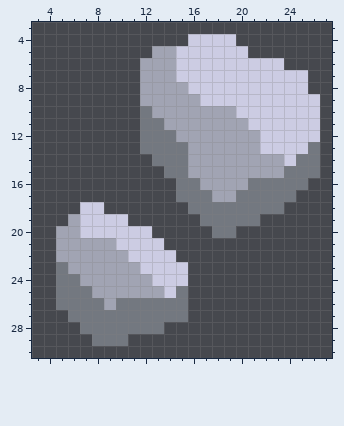
Pixel-art sprite, stored at sprites/blocks/environment/ores/biotic-zlo-ore-aluminum2.png. The picture above is the old version.
The file is 32x32 pixels. Shown: x 3..27, y 3..30.
The result:
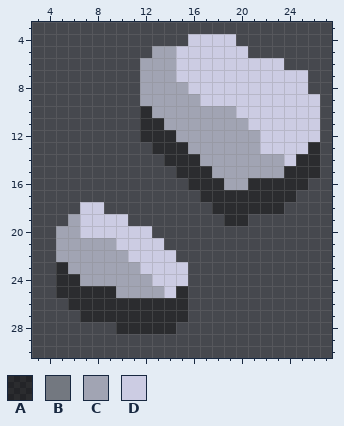
Palette (. is transparent): A #00000064  B #737880  C #a1a4b3  D #cccce3
Changes in this commit:
Changed rows in their new state; - is an unchanged pixel.
first column x 5:
10 -------A--------------
11 -------AA-------------
12 -------AAA------------
13 -------.AAA----------A
14 --------.AAA--------AA
15 ---------.AAA------AAA
16 ----------.AAA--AAAAA-
17 ----------..AAAAAAAA--
18 -----------..AAAAAA---
19 ------------..AA.-----
20 -------------..-------
23 A---------------------
24 AA--------------------
25 AAAAA-----A-----------
26 .AAAAAAAAAA-----------
27 -.AAAAAAAAA-----------
28 --...AAAAA------------
29 ---...----------------
Boxes around the changes in both pictures, in picture pixels (x1, y1, x2, y2):
changed: (140, 106, 320, 238)
changed: (56, 262, 188, 346)
